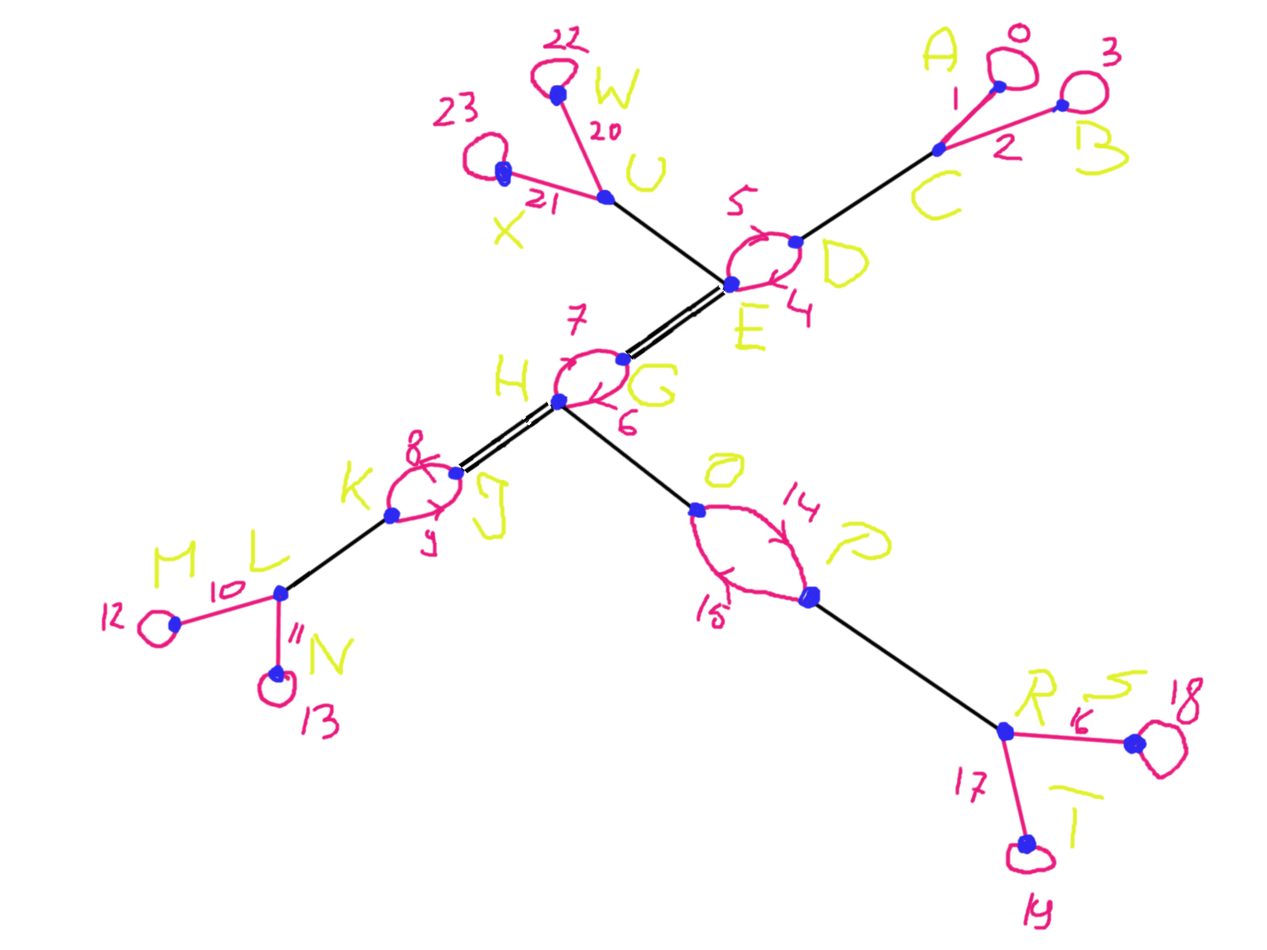
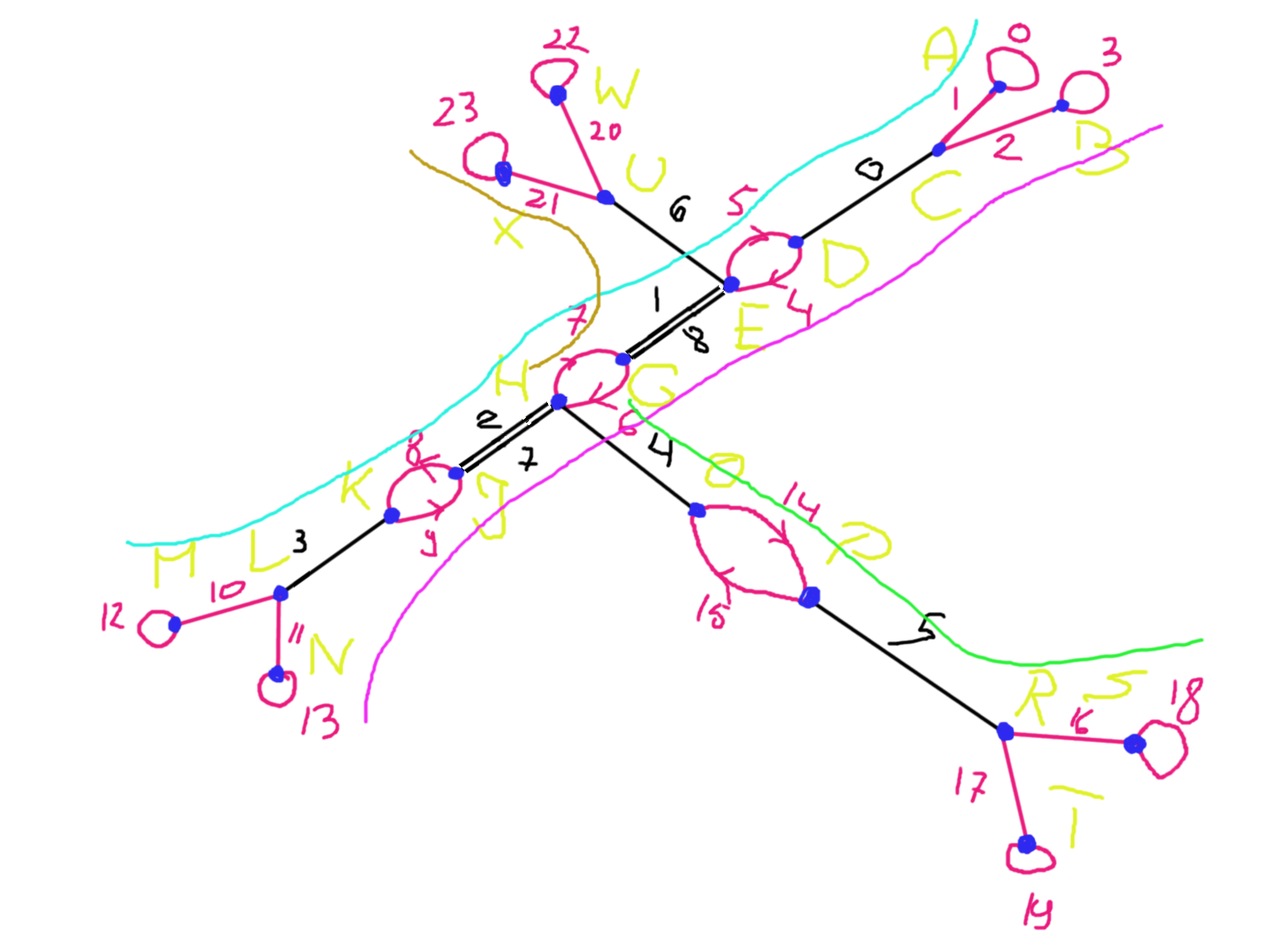
Revision of a layered w=1267, h=950 image; what changed, layer by layer:
showed "TrainA", painted on it over (x1=124, y1=17, x2=1205, y2=726)
added layer "DriveTrackId" above "SteeringId" over (x1=291, y1=155, x2=947, y2=647)
